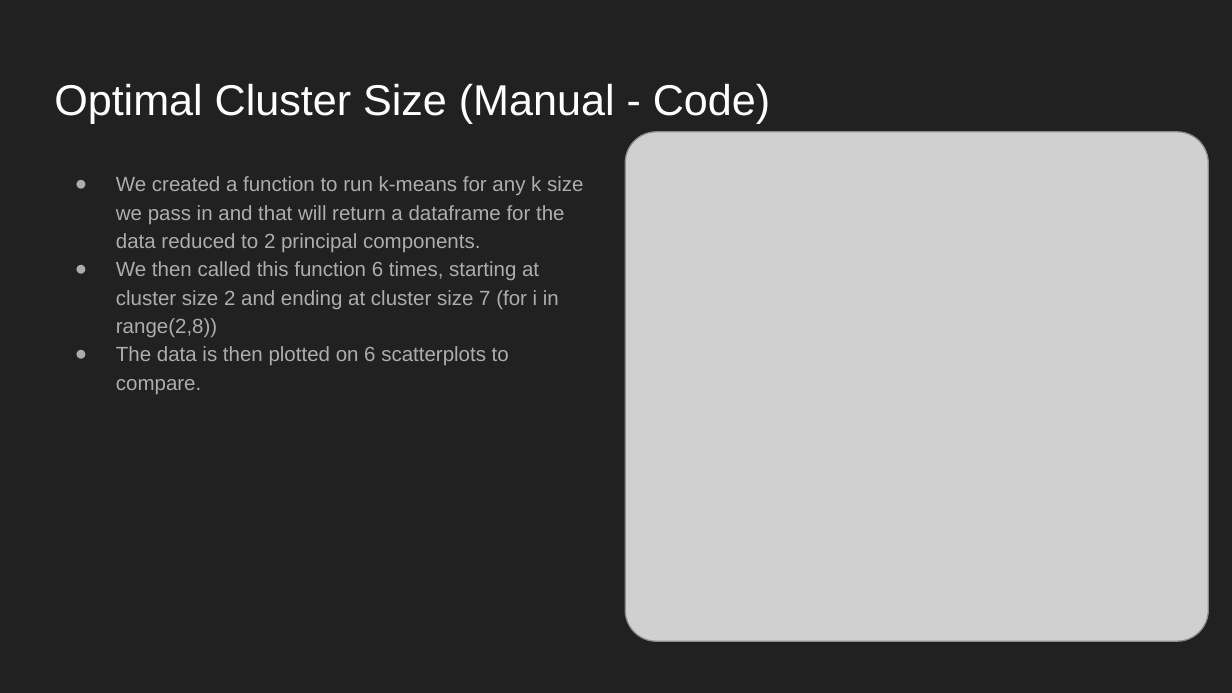
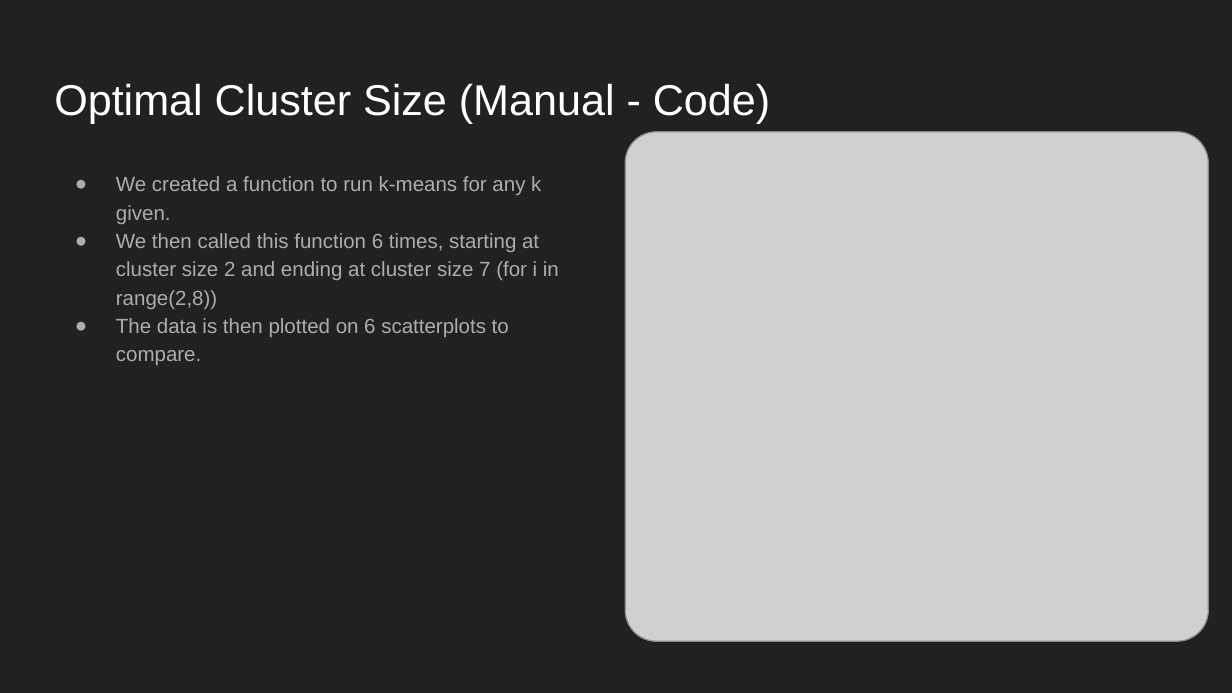
Before and after one commit to CountDer3k/Homework-AIH-2025, a slide deck: slide 12 of HW4 (Self Learning)/Self-Learning Tutorial.pptx. Drawn at 1232x693 pixels with LibreOffice and Linux fonts; fonts in the diff are those of the drawing; grey boxes stand for pictures. Boxes give left, top, right and bottom in pixels: in the first picture for what was removed or moved away, otherwise in the second. Text is boxed around its words. In the diff, an @@ line names an element or a change of style, - is before the commit and + after.

```diff
--- a/HW4 (Self Learning)/Self-Learning Tutorial.pptx
+++ b/HW4 (Self Learning)/Self-Learning Tutorial.pptx
@@ text at [116, 176, 541, 224]: text changed @@
-● We created a function to run k-means for any k size we pass in and that will return a dataframe for the data reduced to 2 principal components.
+● We created a function to run k-means for any k given.
```
Also in this commit, not shown: 12 other slides changed.
